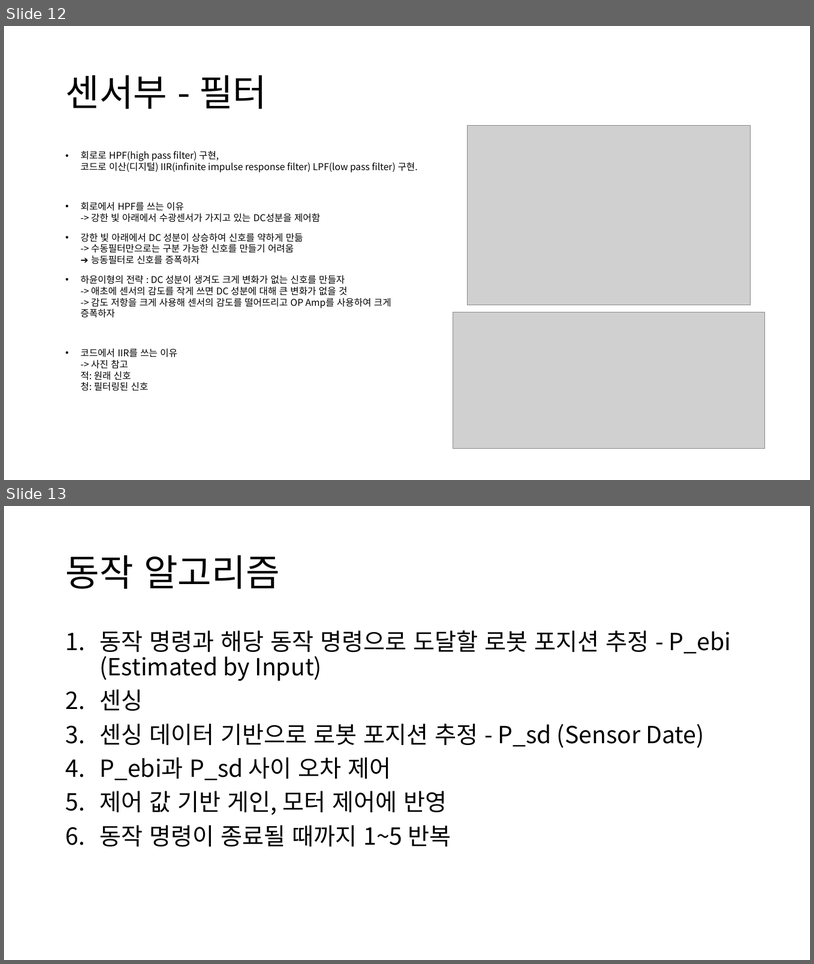
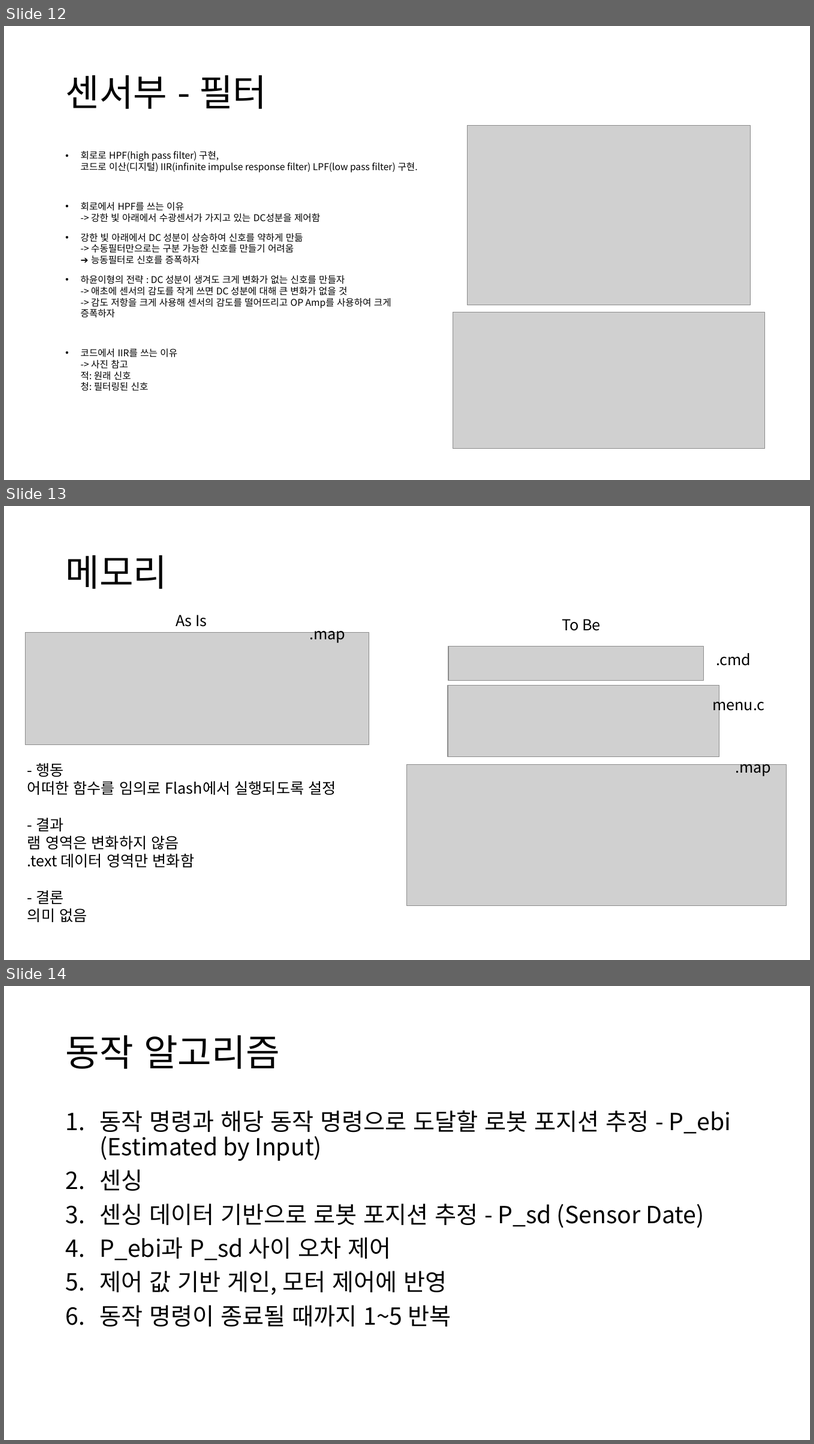
Before and after one commit to nodang/micromouse_hara, a slide deck: hara_instruction.pptx. Shown one above the other, each under a label of ours: slides 12 and 13 before the commit, slides 12, 13 and 14 after it. The pictures are 814x964 and 814x1444 pixels, drawn with LibreOffice and Linux fonts; fonts in the diff are those of the drawing; grey boxes stand for pictures. Boxes give left, top, right and bottom in pixels: in the first picture for what was removed or moved away, otherwise in the second. Text is boxed around its words. In the diff, an @@ line names an element or a change of style, - is before the commit and + after.

Commit message:
Jun 29, 2024. Cleaned some codes in cmd.
1. RSVD area was declared(because to prodect a wrong access by someone's modification).
2. Memory effect analysis in ppt when code_section is defined.

```diff
--- a/hara_instruction.pptx
+++ b/hara_instruction.pptx
@@ slide 13 added at bbox=[4, 506, 810, 960], background #FFFFFF @@
@@ title added at bbox=[65, 555, 167, 589], 44 pt, text #000000 @@
+메모리
@@ text added at bbox=[176, 615, 207, 627], 18 pt, text #000000 @@
+As Is
@@ text added at bbox=[309, 624, 345, 643], 18 pt, text #000000 @@
+.map
@@ text added at bbox=[562, 619, 601, 631], 18 pt, text #000000 @@
+To Be
@@ picture added at bbox=[25, 633, 369, 744] @@
@@ picture added at bbox=[449, 646, 704, 680] @@
@@ text added at bbox=[716, 653, 751, 666], 18 pt, text #000000 @@
+.cmd
@@ picture added at bbox=[448, 685, 720, 757] @@
@@ text added at bbox=[713, 694, 765, 714], 18 pt, text #000000 @@
+menu.c
@@ text added at bbox=[735, 757, 771, 776], 18 pt, text #000000 @@
+.map
@@ text added at bbox=[27, 763, 336, 922], 18 pt, text #000000 @@
+- 행동
+어떠한 함수를 임의로 Flash에서 실행되도록 설정
+- 결과
+램 영역은 변화하지 않음
+.text 데이터 영역만 변화함
+- 결론
+의미 없음
@@ picture added at bbox=[408, 765, 787, 904] @@
@@ what was slide 13 is now slide 14 @@
```
Also in this commit, not shown: 1 other file.
